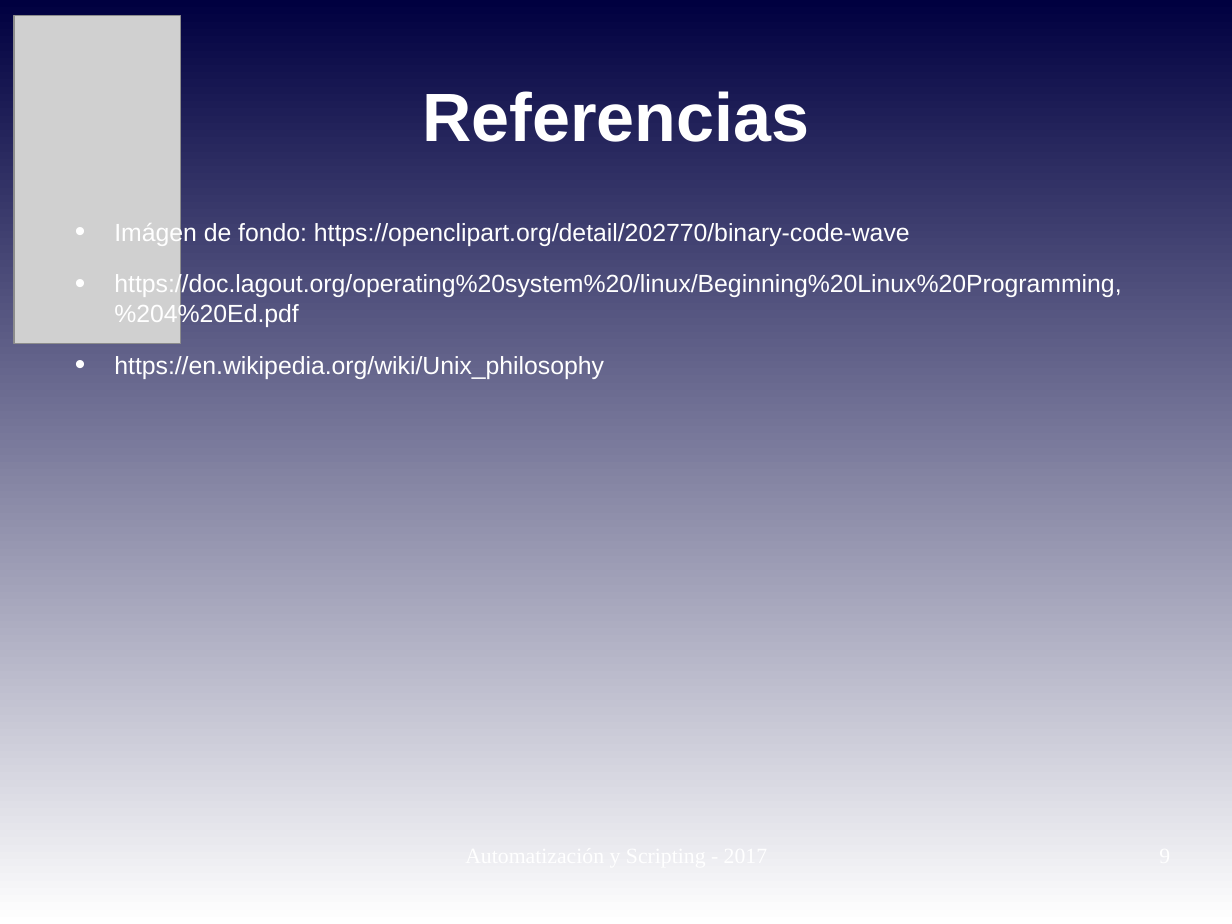
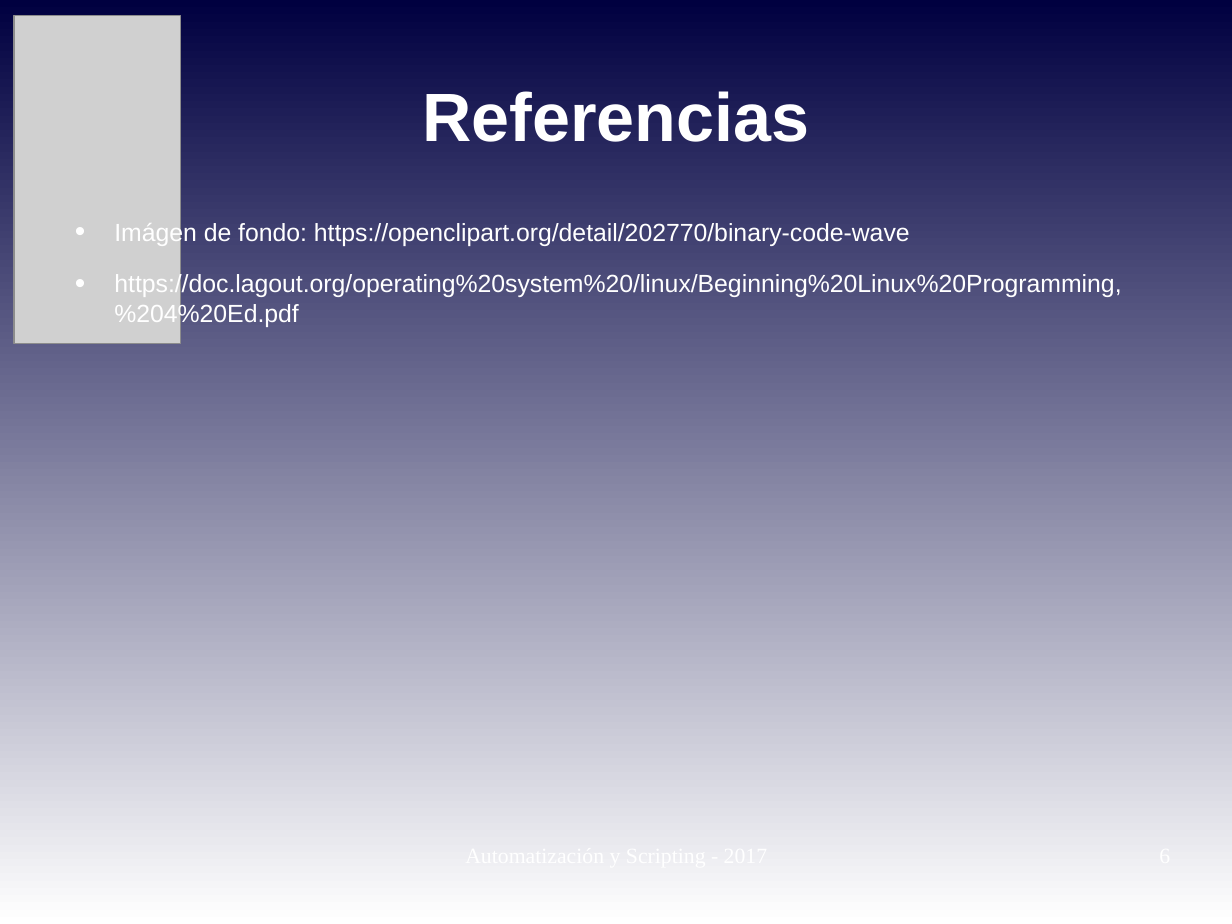
Before and after one commit to niniadcobre/-AutoyScripting, a slide deck: slide 6 of clases/AYS_clase01.odp (slide 9 before the commit). Drawn at 1232x924 pixels with LibreOffice and Linux fonts; fonts in the diff are those of the drawing; grey boxes stand for pictures. Boxes give left, top, right and bottom in pixels: in the first picture for what was removed or moved away, otherwise in the second. Text is boxed around its words. In the diff, an @@ line names an element or a change of style, - is before the commit and + after.

```diff
--- a/clases/AYS_clase01.odp
+++ b/clases/AYS_clase01.odp
@@ text at box(114, 356, 604, 379): paragraph removed @@
-• https://en.wikipedia.org/wiki/Unix_philosophy
```
Also in this commit, not shown: 4 other slides changed, 3 slides removed, 3 other files.
